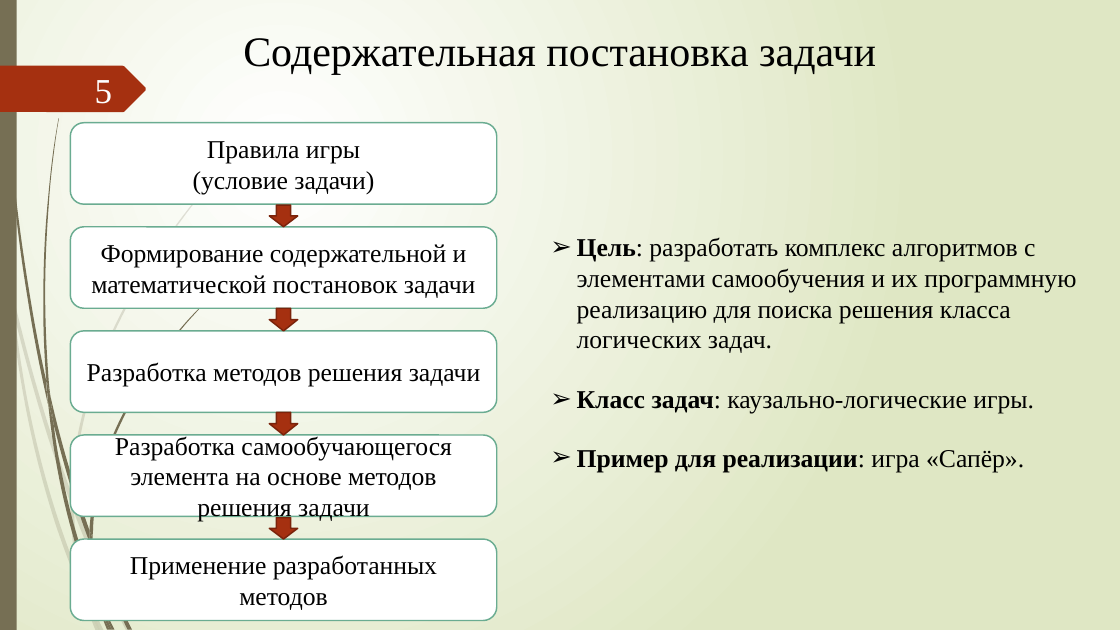
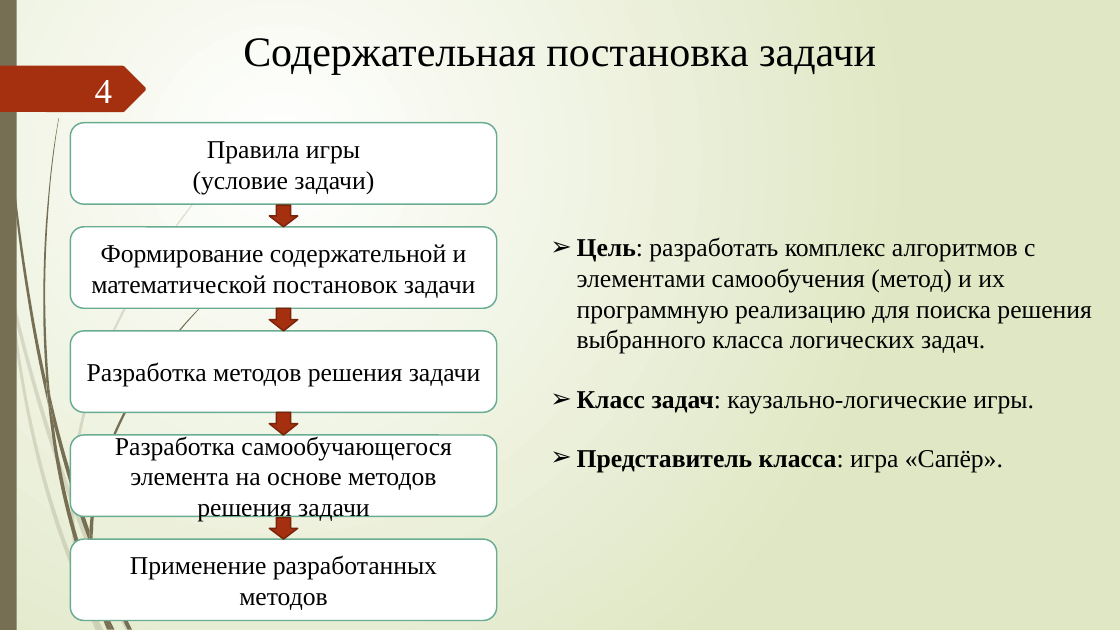
Before and after one commit to xex238/Diploma_2022, a slide deck: slide 4 of docs/Отчёты/ВКР/Новицкий_МПИ-20-4-2_ВКР_Презентация (v. 2.0).pptx (slide 5 before the commit). Drawn at 1120x630 pixels with LibreOffice and Linux fonts; fonts in the diff are those of the drawing. Boxes give left, top, right and bottom in pixels: in the first picture for what was removed or moved away, otherwise in the second. Text is boxed around its words. In the diff, an @@ line names an element or a change of style, - is before the commit and + after.

```diff
--- a/docs/Отчёты/ВКР/Новицкий_МПИ-20-4-2_ВКР_Презентация (v. 2.0).pptx
+++ b/docs/Отчёты/ВКР/Новицкий_МПИ-20-4-2_ВКР_Презентация (v. 2.0).pptx
@@ page number at <box>95,80,112,103</box>: text changed @@
-5
+4
@@ text at <box>577,238,1091,354</box>: text changed @@
-➢ Цель: разработать комплекс алгоритмов с элементами самообучения и их программную реализацию для поиска решения класса логических задач.
+➢ Цель: разработать комплекс алгоритмов с элементами самообучения (метод) и их программную реализацию для поиска решения выбранного класса логических задач.
@@ text at <box>577,450,1003,472</box>: text changed @@
-➢ Пример для реализации: игра «Сапёр».
+➢ Представитель класса: игра «Сапёр».
```
Also in this commit, not shown: 8 other slides changed, 1 slide added, 1 slide removed, 14 other files.
